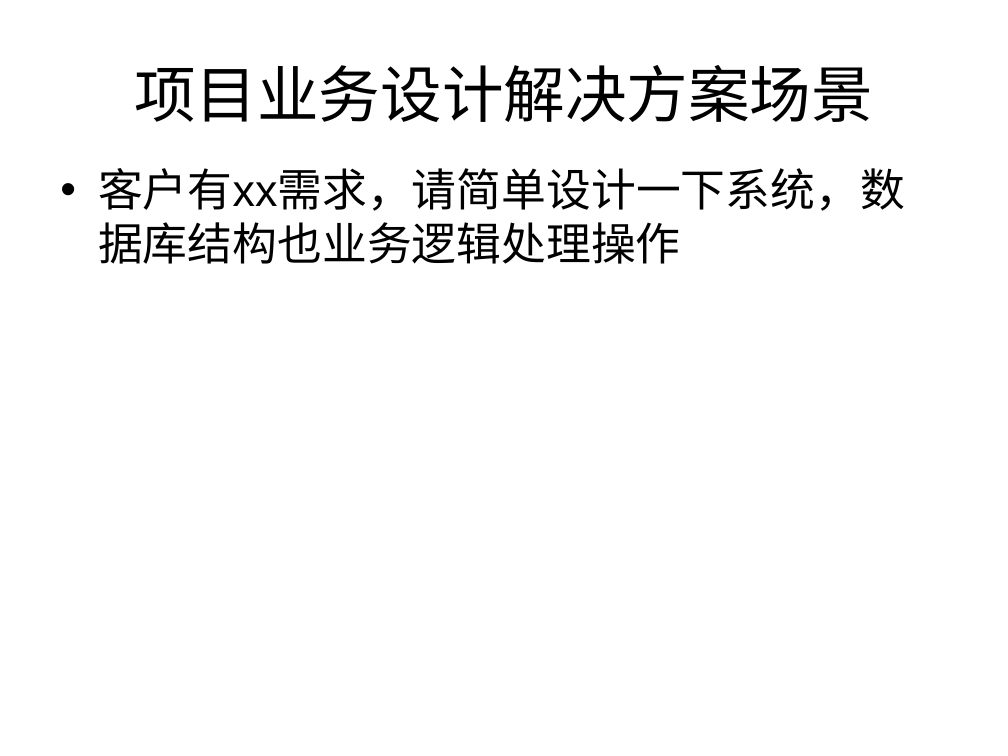
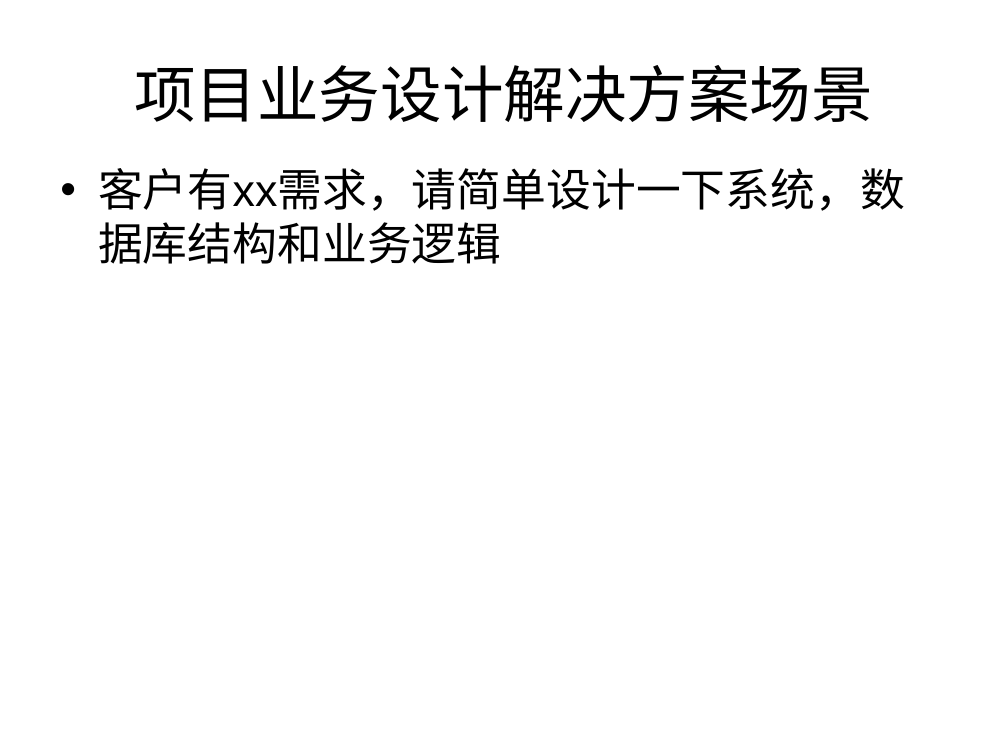
Before and after one commit to Ravivishnubhotla/basewebframework, a slide deck: slide 8 of 工作文档/人才筛选/面试/笔试题管理.ppt. Drawn at 1008x756 pixels with LibreOffice and Linux fonts; fonts in the diff are those of the drawing. Boxes give left, top, right and bottom in pixels: in the first picture for what was removed or moved away, otherwise in the second. Text is boxed around its words. In the diff, an @@ line names an element or a change of style, - is before the commit and + after.

```diff
--- a/工作文档/人才筛选/面试/笔试题管理.ppt
+++ b/工作文档/人才筛选/面试/笔试题管理.ppt
@@ text at bbox=[98, 168, 905, 264]: text changed @@
-• 客户有xx需求，请简单设计一下系统，数据库结构也业务逻辑处理操作
+• 客户有xx需求，请简单设计一下系统，数据库结构和业务逻辑
```
Also in this commit, not shown: 2 other slides changed, 2 other files.
